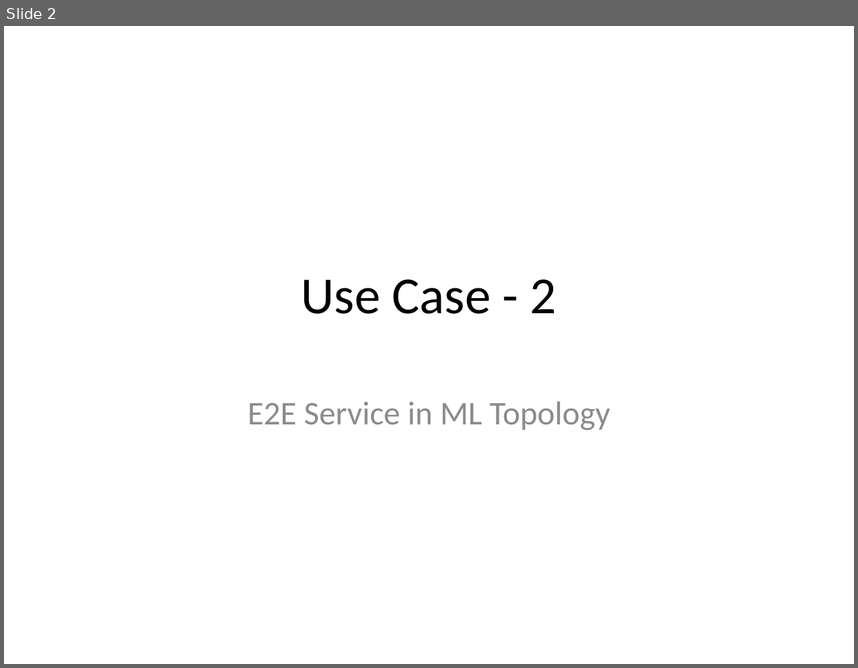
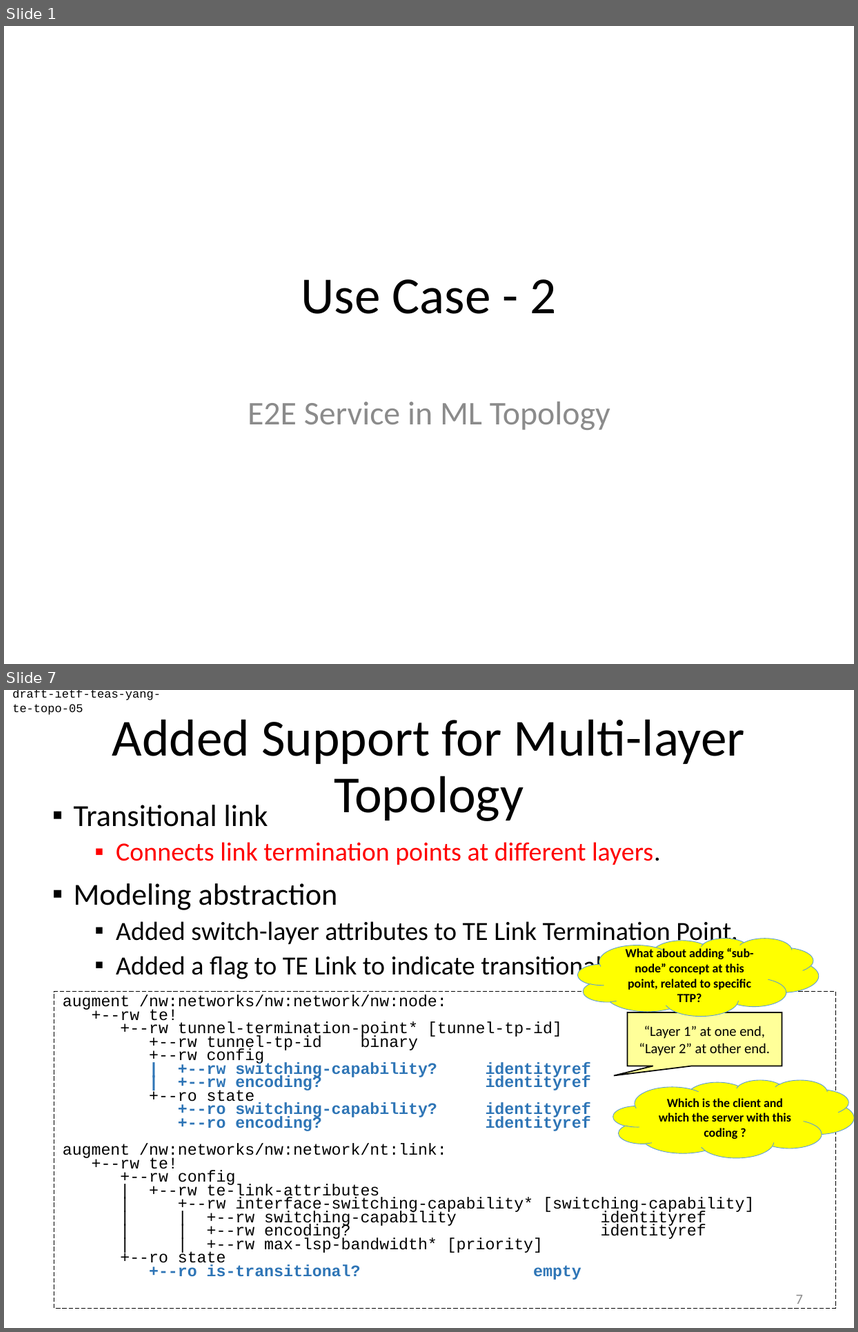
Before and after one commit to TransportModels/IETF-Transport-Modeling, a slide deck: Transport-UseCases/UC#2_P2P_SingleProvider_MultiLayerTopology.pptx. Shown one above the other, each under a label of ours: slide 2 before the commit, slides 1 and 7 after it; the slides between them are not shown. The pictures are 858x668 and 858x1332 pixels, drawn with LibreOffice and Linux fonts; fonts in the diff are those of the drawing. Boxes give left, top, right and bottom in pixels: in the first picture for what was removed or moved away, otherwise in the second. Text is boxed around its words. In the diff, an @@ line names an element or a change of style, - is before the commit and + after.

```diff
--- a/Transport-UseCases/UC#2_P2P_SingleProvider_MultiLayerTopology.pptx
+++ b/Transport-UseCases/UC#2_P2P_SingleProvider_MultiLayerTopology.pptx
@@ slide 7 added at (4,690,854,1328), background #FFFFFF @@
@@ text added at (12,690,161,715), 10 pt, text #000000 @@
+draft-ietf-teas-yang-te-topo-05
@@ title added at (112,719,745,821), 44 pt, text #000000 @@
+Added Support for Multi-layer Topology
@@ text added at (74,805,737,980), 22.2 pt, text #000000 @@
+▪ Transitional link
+  ▪ Connects link termination points at different layers.
+▪ Modeling abstraction
+  ▪ Added switch-layer attributes to TE Link Termination Point.
+  ▪ Added a flag to TE Link to indicate transitional.
@@ cloud added at (578,938,818,1016), fill #FFFF00, outline #5B9BD5 0.5 pt, 10.5 pt, text #000000, bold @@
+What about adding “sub-node” concept at this point, related to specific TTP?
@@ rectangle added at (54,991,836,1307), outline #000000 0.75 pt dashed, 13.6 pt, text #000000 @@
+augment /nw:networks/nw:network/nw:node:
++--rw te!
++--rw tunnel-termination-point* [tunnel-tp-id]
++--rw tunnel-tp-id binary
++--rw config
+| +--rw switching-capability? identityref
+| +--rw encoding? identityref
++--ro state
++--ro switching-capability? identityref
++--ro encoding? identityref
+augment /nw:networks/nw:network/nt:link:
++--rw te!
++--rw config
+| +--rw te-link-attributes
+| +--rw interface-switching-capability* [switching-capability]
+| | +--rw switching-capability identityref
+| | +--rw encoding? identityref
+| | +--rw max-lsp-bandwidth* [priority]
++--ro state
++--ro is-transitional? empty
@@ speech box added at (627,1012,782,1066), fill #FFFF99, outline #000000 1 pt, 12 pt, text #000000 @@
+“Layer 1” at one end,
+“Layer 2” at other end.
@@ cloud added at (613,1079,854,1158), fill #FFFF00, outline #5B9BD5 0.5 pt, 10.5 pt, text #000000, bold @@
+Which is the client and which the server with this coding ?
@@ page number added at (796,1294,803,1303), 12 pt, text #8C8C8C @@
+7
@@ what was slide 2 is now slide 1 @@
```
Also in this commit, not shown: 5 slides changed, 10 other slides added, 1 slide removed.
